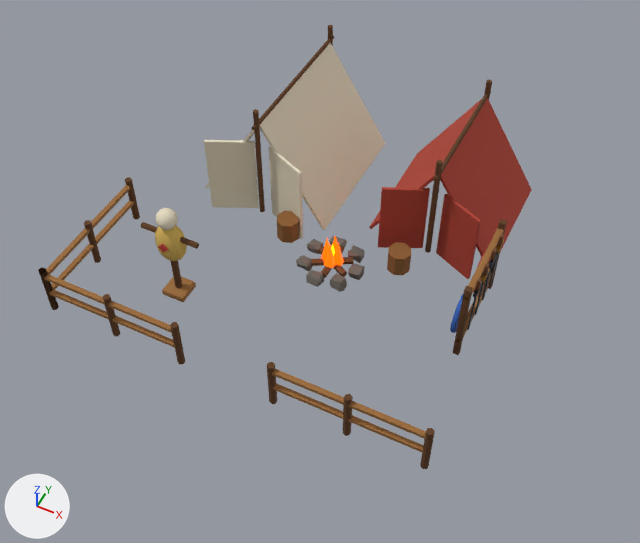
An edit to the glTF model modele3d/export/mapa/koszary_poz04.glb, drawn before and after from the same camera.
Both versions are drawn from a 50 mm lens placed at (4.69, -9.44, 11.06), pointed at (0.38, -0.81, 0.27). Every picture has the same lights, and +X, +Y and +Z are marked at lower left. The picture after the commit comes second. Vertices at exactly the same position are counted once.

Script lines for the objects in view, before the commit:
```python
me_koszary_poz04 = bpy.data.meshes.new('koszary_poz04')
me_koszary_poz04.from_pydata(...)  # 1267 vertices, 2238 faces; spans x -3.25..3.25, y -3.26..3.05, z -0.09..2.2
me_koszary_poz04.materials.append(mat_mapa_canvas)  # pale yellow #e6dcc2
me_koszary_poz04.materials.append(mat_mapa_wood_dark)  # brown #5e3b1c
me_koszary_poz04.materials.append(mat_mapa_stone_dark)  # dark grey #6d665e
me_koszary_poz04.materials.append(mat_mapa_log_dark)  # brown #6b4423
me_koszary_poz04.materials.append(mat_mapa_fire)  # orange #ff5200, glowing orange #ff5200
me_koszary_poz04.materials.append(mat_mapa_fire_core)  # orange #ffae00, glowing orange #ffae00
me_koszary_poz04.materials.append(mat_mapa_log)  # brown #8a5a2b
me_koszary_poz04.materials.append(mat_mapa_canvas_red)  # red #b0402f
me_koszary_poz04.materials.append(mat_mapa_wood)  # brown #9a6a36
me_koszary_poz04.materials.append(mat_mapa_iron)  # greyish blue #4d545c
me_koszary_poz04.materials.append(mat_mapa_leather)  # brown #6e4428
me_koszary_poz04.materials.append(mat_mapa_gold)  # orange #e0ac3c
me_koszary_poz04.materials.append(mat_mapa_banner)  # blue #2f5fb8
me_koszary_poz04.materials.append(mat_mapa_banner_red)  # red #a82a2a
me_koszary_poz04.materials.append(mat_mapa_straw)  # yellow #d4b25a
me_koszary_poz04.materials.append(mat_mapa_target_r)  # red #c23a32
ob_koszary_poz04 = bpy.data.objects.new('koszary_poz04', me_koszary_poz04)
ob_koszary_poz04.location = (0.0, 0.0, 0.0)
```
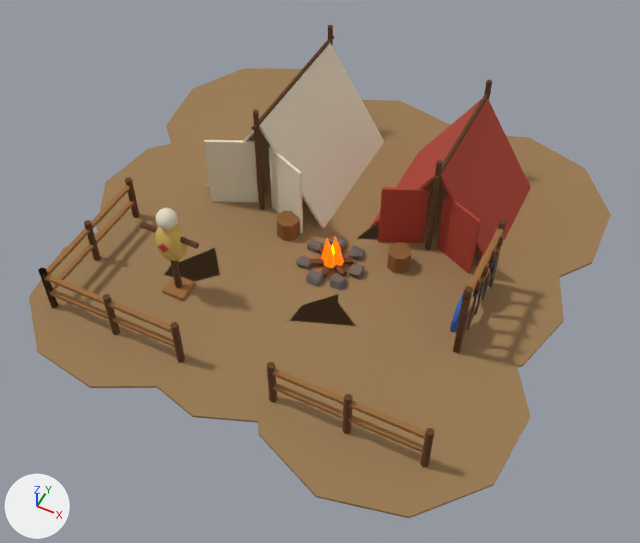
What differs and where, as boxes [x1, y1, x2, y2] in the pictures (640 x 543 px):
```json
{"object": "koszary_poz04", "change": "reshaped", "before": [38, 25, 532, 469], "after": [29, 25, 611, 518], "on screen": "18% wider, 11% taller"}
{"part": 1, "of": "me_koszary_poz04", "change": "added", "after": [29, 231, 163, 388], "on screen": "brown"}
{"part": 2, "of": "me_koszary_poz04", "change": "added", "after": [96, 143, 229, 282], "on screen": "brown"}
{"part": 3, "of": "me_koszary_poz04", "change": "added", "after": [166, 68, 302, 192], "on screen": "brown"}
{"part": 4, "of": "me_koszary_poz04", "change": "added", "after": [135, 248, 288, 423], "on screen": "brown"}
{"part": 5, "of": "me_koszary_poz04", "change": "added", "after": [211, 177, 356, 326], "on screen": "brown"}
{"part": 6, "of": "me_koszary_poz04", "change": "added", "after": [261, 100, 450, 240], "on screen": "brown"}
{"part": 7, "of": "me_koszary_poz04", "change": "added", "after": [256, 294, 530, 518], "on screen": "brown"}
{"part": 8, "of": "me_koszary_poz04", "change": "added", "after": [338, 225, 564, 378], "on screen": "brown"}
{"part": 9, "of": "me_koszary_poz04", "change": "added", "after": [386, 136, 611, 288], "on screen": "brown"}
```

Edits to the scene script, one JSON object a line:
```json
{"op": "add", "block": "mat_mapa_dirt", "code": ["mat_mapa_dirt = principled_material('mapa_dirt')", "mat_mapa_dirt.base_color = (0.323, 0.195, 0.0844)  # brown #9a7a52", "mat_mapa_dirt.roughness = 0.95"]}
{"block": "me_koszary_poz04", "where": "# used by ob_koszary_poz04; location = (0.0, 0.0, 0.0)"}
{"op": "remove", "block": "me_koszary_poz04", "code": "me_koszary_poz04.from_pydata(...)  # 1267 vertices, 2238 faces; spans x -3.25..3.25, y -3.26..3.05, z -0.09..2.2"}
{"op": "add", "block": "me_koszary_poz04", "code": "me_koszary_poz04.from_pydata(...)  # 1447 vertices, 2562 faces; spans x -4.27..4.28, y -4.31..4.29, z -0.09..2.2"}
{"block": "me_koszary_poz04", "change": "me_koszary_poz04 part 1: a new loose piece, a 10-sided cylinder along z spanning x -3.862..-0.211, y -4.224..-0.574, z 0.005..0.045, in mat_mapa_dirt (brown #9a7a52)"}
{"block": "me_koszary_poz04", "change": "me_koszary_poz04 part 2: a new loose piece, a 10-sided cylinder along z spanning x -4.19..-0.502, y -1.967..1.736, z 0.004..0.046, in mat_mapa_dirt (brown #9a7a52)"}
{"block": "me_koszary_poz04", "change": "me_koszary_poz04 part 3: a new loose piece, a 10-sided cylinder along z spanning x -4.267..-0.342, y 0.331..4.286, z 0.003..0.047, in mat_mapa_dirt (brown #9a7a52)"}
{"block": "me_koszary_poz04", "change": "me_koszary_poz04 part 4: a new loose piece, a 10-sided cylinder along z spanning x -2.004..1.586, y -3.972..-0.259, z 0.004..0.046, in mat_mapa_dirt (brown #9a7a52)"}
{"block": "me_koszary_poz04", "change": "me_koszary_poz04 part 5: a new loose piece, a 10-sided cylinder along z spanning x -1.939..1.999, y -1.862..2.22, z 0.003..0.047, in mat_mapa_dirt (brown #9a7a52)"}
{"block": "me_koszary_poz04", "change": "me_koszary_poz04 part 6: a new loose piece, a 10-sided cylinder along z spanning x -2.122..1.876, y 0.128..4.195, z 0.002..0.048, in mat_mapa_dirt (brown #9a7a52)"}
{"block": "me_koszary_poz04", "change": "me_koszary_poz04 part 7: a new loose piece, a 10-sided cylinder along z spanning x 0.233..4.28, y -4.309..-0.178, z 0.003..0.047, in mat_mapa_dirt (brown #9a7a52)"}
{"block": "me_koszary_poz04", "change": "me_koszary_poz04 part 8: a new loose piece, a 10-sided cylinder along z spanning x 0.426..4.205, y -1.742..1.908, z 0.002..0.048, in mat_mapa_dirt (brown #9a7a52)"}
{"block": "me_koszary_poz04", "change": "me_koszary_poz04 part 9: a new loose piece, a 10-sided cylinder along z spanning x 0.428..4.279, y 0.198..4.245, z 0.001..0.049, in mat_mapa_dirt (brown #9a7a52)"}
{"op": "add", "block": "me_koszary_poz04", "code": "me_koszary_poz04.materials.append(mat_mapa_dirt)  # brown #9a7a52"}
```
